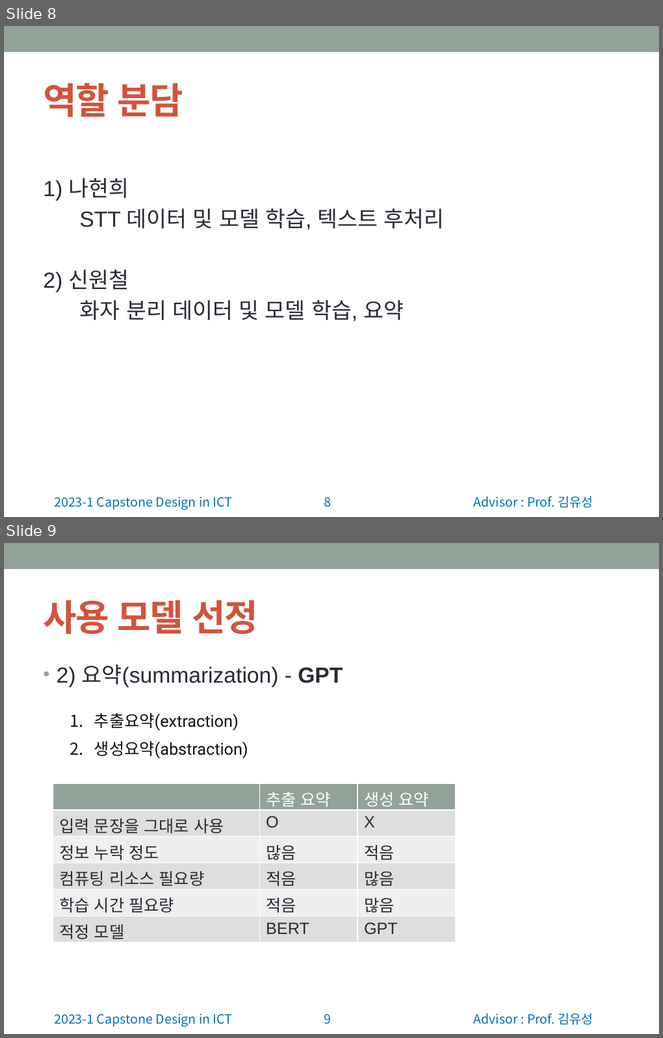
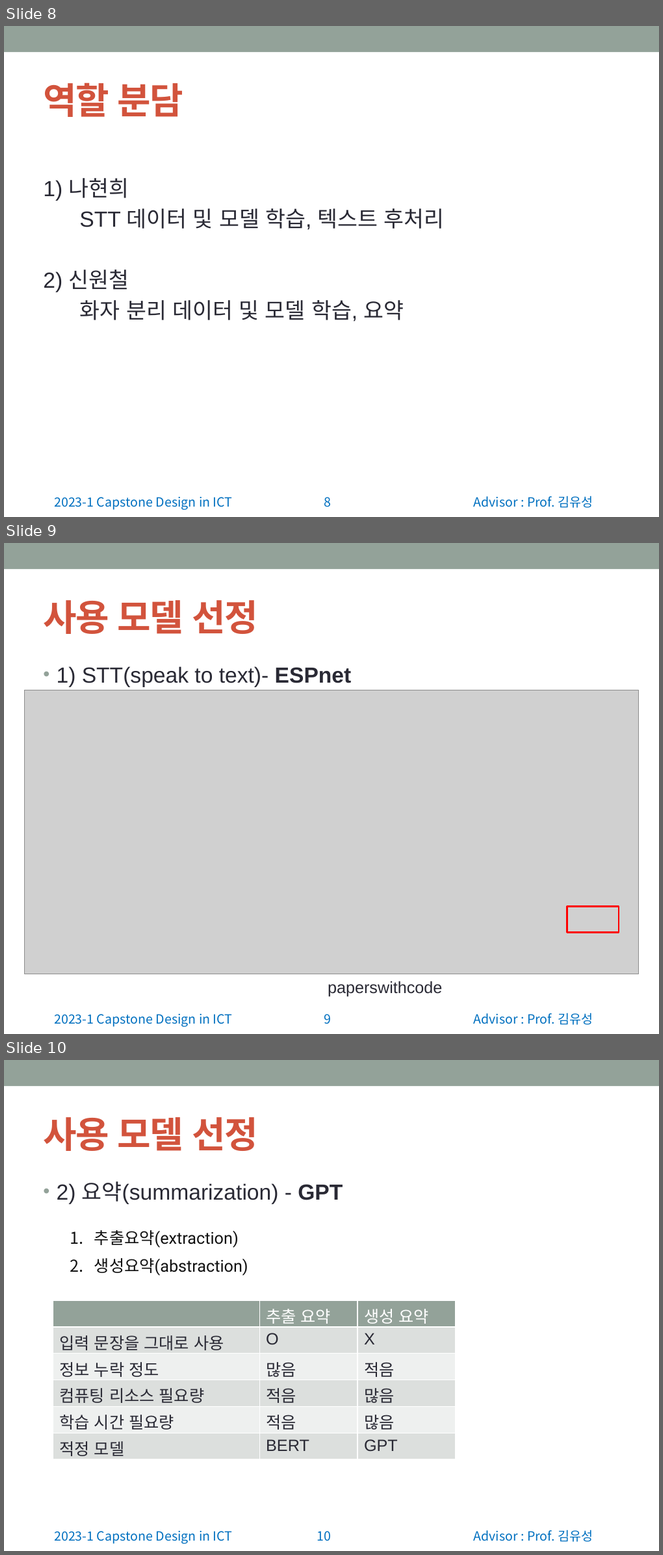
Before and after one commit to wonchul98/audio-to-summary, a slide deck: ppt/0403_2조_주제 발표.pptx. Shown one above the other, each under a label of ours: slides 8 and 9 before the commit, slides 8, 9 and 10 after it. The pictures are 663x1038 and 663x1555 pixels, drawn with LibreOffice and Linux fonts; fonts in the diff are those of the drawing; grey boxes stand for pictures. Boxes give left, top, right and bottom in pixels: in the first picture for what was removed or moved away, otherwise in the second. Text is boxed around its words. In the diff, an @@ line names an element or a change of style, - is before the commit and + after.

```diff
--- a/ppt/0403_2조_주제 발표.pptx
+++ b/ppt/0403_2조_주제 발표.pptx
@@ slide 9 added at box(4, 543, 659, 1034), background #FFFFFF; not listed: 4 template elements that a slide beside it also shows @@
@@ title added at box(43, 600, 258, 634), 40 pt, text #D2533C, bold @@
+사용 모델 선정
@@ text added at box(57, 667, 352, 687), 24 pt, text #292934 @@
+• 1) STT(speak to text)- ESPnet
@@ picture added at box(24, 691, 638, 974) @@
@@ rectangle added at box(568, 906, 620, 932), outline #FF0000 2.08 pt @@
@@ text added at box(328, 981, 442, 997), 18 pt, text #292934 @@
+paperswithcode
@@ what was slide 9 is now slide 10 @@
@@ page number at box(317, 1531, 331, 1542): text changed @@
-9
+10
```
Also in this commit, not shown: 2 slides changed.
